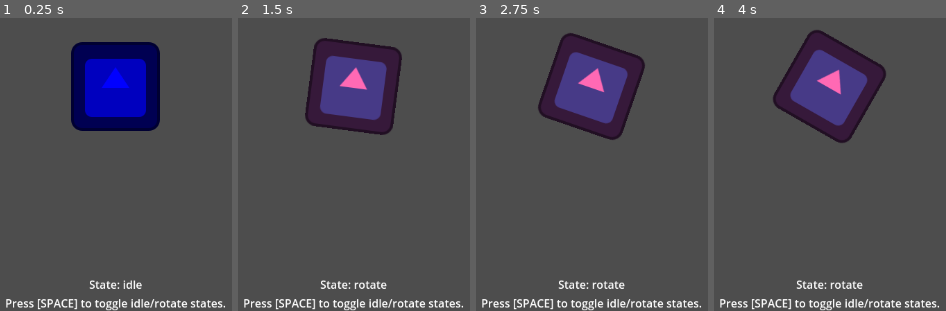
Above: before the commit, frames 1-4 (left to right).
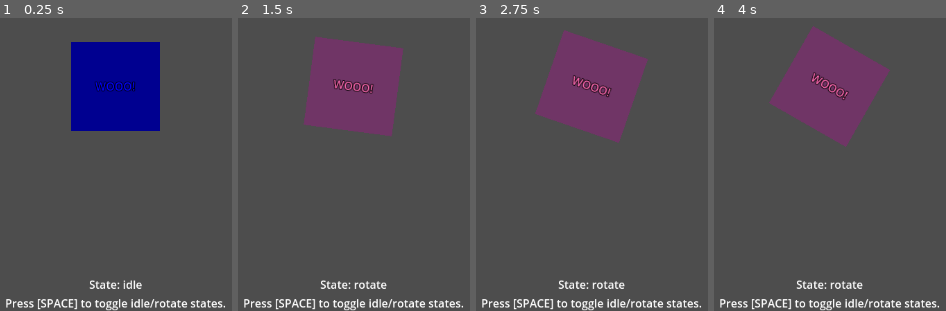
Above: after the commit, the same moments.

Repository: bluematt/godot4-components
Game: Godot game, scene res://examples/simple_state_machine_example.tscn
Same seed, same stepped clock (60 frames per second), same inputs: the game is played once before the commit and once after it. The project has no main scene, so this scene is started directly. The engine's default icon, where the game draws it, is replaced by a stand-in: a white triangle on a blue panel in a dark square.
Inputs:
- Up to frame 1 (0.25 s): no input
- Up to frame 2 (1.5 s): tap Space (ui_select) at 0.5, 0.77, 1.25 s; hold Right (ui_right) 0.53-1.28 s; hold Down (ui_down) from 1.28 s (still down)
- Up to frame 3 (2.75 s): tap Space (ui_select) at 1.52, 2 s; release Down (ui_down) at 2.03 s; hold Right (ui_right) from 2.03 s (still down)
- Up to frame 4 (4 s): tap Space (ui_select) at 2.75, 3.02, 3.5, 3.77 s; release Right (ui_right) at 2.78 s; hold Up (ui_up) 2.78-3.53 s; hold Left (ui_left) from 3.53 s (still down)

The runs differ from the first frame. In frame 1, 12% of the frame differs, in the area x 30-69%, y 8-39%; in frame 2, 12%; in frame 3, 12%; in frame 4, 12%, in the area x 23-76%, y 2-45%.

Commit message:
Added VisualPlaceholder component
Added a VisualPlaceholder component.  Updated examples to use this rather than the default project sprite.

Diff:
--- /dev/null
+++ b/components/visual_placeholder.gd
@@ -0,0 +1,117 @@
+@tool
+class_name VisualPlaceholder
+extends Node2D
+
+## A visual placeholder component.
+##
+## @tutorial: https://github.com/bluematt/godot4-components/blob/main/doc/VisualPlaceholder.md
+
+# The minimum width taken up by a label.
+const __MINIMUM_LABEL_WIDTH := 64.0 # pixels
+
+# Represents a half factor used for calculations.
+const __HALF_FACTOR := 0.5
+
+# The luminance threshold used to determine contrast.
+const __LUMINANCE_THRESHOLD := 0.5
+
+# The default dimensions.
+const __DEFAULT_DIMENSIONS := Vector2(32.0, 32.0)
+
+# The default colour.
+const __DEFAULT_COLOR := Color.SLATE_GRAY
+
+# The default label text.
+const __DEFAULT_LABEL_TEXT := ""
+
+# The default label text size.
+const __DEFAULT_LABEL_SIZE := 16
+
+## Emitted when the dimensions have changed.
+signal dimensions_changed(new_dimensions:Vector2)
+
+## Emitted when the background color has changed.
+signal color_changed(new_color:Color)
+
+## Emitted when the texture has changed.
+signal texture_changed(new_texture:Texture)
+
+## Emitted when the label has changed.
+signal label_changed(new_label:String)
+
+## The dimensions of the placeholder.
+@export var dimensions := __DEFAULT_DIMENSIONS:
+	set(s):
+		dimensions = s
+		queue_redraw()
+		dimensions_changed.emit(dimensions)
+
+## The background color.
+@export_color_no_alpha var color := __DEFAULT_COLOR:
+	set(c):
+		color = c
+		queue_redraw()
+		color_changed.emit(color)
+
+## The texture to display.  The texture will stretch to fill the placeholder
+## dimensions.
+@export var texture:Texture:
+	set(t):
+		texture = t
+		queue_redraw()
+		texture_changed.emit(texture)
+
+@export_group("Label", "label_")
+
+## The label to display.
+@export_placeholder("e.g. player 1") var label_text := __DEFAULT_LABEL_TEXT:
+	set(t):
+		label_text = t
+		queue_redraw()
+		label_changed.emit(label_text)
+
+## The label text size.
+@export_range(8, 32, 1) var label_size := __DEFAULT_LABEL_SIZE:
+	set(s):
+		label_size = s
+		queue_redraw()
+		label_changed.emit(label_text)
+
+func _draw() -> void:
+	## Determine the size of the placeholder.
+	var bounds_rect := Rect2(dimensions * (-__HALF_FACTOR), dimensions)
+
+	# Draw the coloured rectangle.
+	draw_rect(bounds_rect, color, true)
+
+	# If there is no texture and no label, draw a simple contrasting
+	# cross design to highlight that this is a placeholder, not a simple
+	# coloured rectangle.
+	if texture == null and label_text == "":
+		# Determine a contasting colour.
+		var line_color := Color.WHITE
+		if color.get_luminance() > __LUMINANCE_THRESHOLD:
+			line_color = Color.BLACK
+		# Draw the cross motif.
+		draw_line(bounds_rect.position, bounds_rect.end, line_color)
+		draw_line(Vector2(bounds_rect.position.x, bounds_rect.end.y),
+			Vector2(bounds_rect.end.x, bounds_rect.position.y), line_color)
+
+	# Draw the texture, if it exists.
+	if texture:
+		draw_texture_rect(texture, bounds_rect, false)
+
+	# Draw the label, if it exists.
+	if label_text:
+		# Use the project's default font.
+		var default_font = ThemeDB.fallback_font
+		var font_size := ThemeDB.fallback_font_size
+		if label_size:
+			font_size = label_size
+		var text_width := maxf(__MINIMUM_LABEL_WIDTH, bounds_rect.size.x)
+		var text_pos := Vector2.ZERO
+		text_pos.x -= text_width * __HALF_FACTOR
+		text_pos.y += default_font.get_ascent(font_size) * __HALF_FACTOR - default_font.get_descent(font_size) * __HALF_FACTOR
+
+		draw_multiline_string_outline(default_font, text_pos, label_text, HORIZONTAL_ALIGNMENT_CENTER, text_width, font_size, 2, 4, Color.BLACK)
+		draw_multiline_string(default_font, text_pos, label_text, HORIZONTAL_ALIGNMENT_CENTER, text_width, font_size, 10, Color.WHITE)
--- /dev/null
+++ b/components/visual_placeholder.tscn
@@ -0,0 +1,6 @@
+[gd_scene load_steps=2 format=3 uid="uid://q5owqku0xuyf"]
+
+[ext_resource type="Script" path="res://components/visual_placeholder.gd" id="1_eo8fd"]
+
+[node name="VisualPlaceholder" type="Node2D"]
+script = ExtResource("1_eo8fd")
--- a/examples/SimpleStateMachine.gd
+++ b/examples/SimpleStateMachine.gd
@@ -7,12 +7,12 @@
 	Color.WHITE,
 ]
 
-@onready var sprite := get_parent() as Sprite2D
+@onready var entity := get_parent() as Node2D
 
-# When entering idle, set the sprite's modulation to a random color
+# When entering idle, set the entity's modulation to a random color
 # the allowed values.
 func spr_rotate_idle_enter() -> void:
-	sprite.modulate = COLORS.pick_random()
+	entity.modulate = COLORS.pick_random()
 
 # Do nothing when idle.
 func spr_rotate_idle_process(_delta: float) -> void:
@@ -23,13 +23,13 @@
 	if event.is_action_pressed("ui_select"):
 		transition_to("rotate")
 
-# Before rotating, set the sprite to HOT_PINK!
+# Before rotating, set the entity to HOT_PINK!
 func spr_rotate_rotate_enter() -> void:
-	sprite.modulate = Color.HOT_PINK
+	entity.modulate = Color.HOT_PINK
 
-# Rotate the sprite by 15° every second.
+# Rotate the entity by 15° every second.
 func spr_rotate_rotate_process(_delta: float) -> void:
-	sprite.rotation_degrees += 15 * _delta
+	entity.rotation_degrees += 15 * _delta
 
 # Go back to idling when [SPACE] is pressed.
 func spr_rotate_rotate_unhandled_key_input(event: InputEvent) -> void:
--- a/examples/movement_controls_four_way_example.tscn
+++ b/examples/movement_controls_four_way_example.tscn
@@ -1,6 +1,6 @@
 [gd_scene load_steps=4 format=3 uid="uid://dqegqrpmcy2ns"]
 
-[ext_resource type="Texture2D" uid="uid://dnbyx1m6qu6l5" path="res://icon.svg" id="1_icqti"]
+[ext_resource type="PackedScene" uid="uid://q5owqku0xuyf" path="res://components/visual_placeholder.tscn" id="1_3iun0"]
 [ext_resource type="PackedScene" uid="uid://wd6jlpxfkijc" path="res://components/movement_velocity.tscn" id="2_p50vw"]
 [ext_resource type="PackedScene" uid="uid://c6urid0yvct1s" path="res://components/movement_controls_four_way.tscn" id="3_f1f8r"]
 
@@ -9,8 +9,9 @@
 [node name="CharacterBody2D" type="CharacterBody2D" parent="."]
 position = Vector2(578, 334)
 
-[node name="Sprite2D" type="Sprite2D" parent="CharacterBody2D"]
-texture = ExtResource("1_icqti")
+[node name="VisualPlaceholder" parent="CharacterBody2D" instance=ExtResource("1_3iun0")]
+dimensions = Vector2(128, 128)
+label_text = "character"
 
 [node name="MovementVelocity" parent="CharacterBody2D" node_paths=PackedStringArray("character_node") instance=ExtResource("2_p50vw")]
 character_node = NodePath("")
--- a/examples/movement_controls_left_right_example.tscn
+++ b/examples/movement_controls_left_right_example.tscn
@@ -1,6 +1,6 @@
 [gd_scene load_steps=4 format=3 uid="uid://50w8gdxppdvv"]
 
-[ext_resource type="Texture2D" uid="uid://dnbyx1m6qu6l5" path="res://icon.svg" id="1_mmgat"]
+[ext_resource type="PackedScene" uid="uid://q5owqku0xuyf" path="res://components/visual_placeholder.tscn" id="1_imf4k"]
 [ext_resource type="PackedScene" uid="uid://wd6jlpxfkijc" path="res://components/movement_velocity.tscn" id="2_qa0qy"]
 [ext_resource type="PackedScene" uid="uid://8r0ch0jm0pvs" path="res://components/movement_controls_left_right.tscn" id="3_j4ctw"]
 
@@ -9,8 +9,9 @@
 [node name="CharacterBody2D" type="CharacterBody2D" parent="."]
 position = Vector2(578, 334)
 
-[node name="Sprite2D" type="Sprite2D" parent="CharacterBody2D"]
-texture = ExtResource("1_mmgat")
+[node name="VisualPlaceholder" parent="CharacterBody2D" instance=ExtResource("1_imf4k")]
+dimensions = Vector2(128, 128)
+label_text = "character"
 
 [node name="MovementVelocity" parent="CharacterBody2D" instance=ExtResource("2_qa0qy")]
 
--- a/examples/simple_state_machine_example.tscn
+++ b/examples/simple_state_machine_example.tscn
@@ -1,18 +1,25 @@
-[gd_scene load_steps=3 format=3 uid="uid://dni17rgfnxpe6"]
+[gd_scene load_steps=4 format=3 uid="uid://dni17rgfnxpe6"]
 
+[ext_resource type="PackedScene" uid="uid://q5owqku0xuyf" path="res://components/visual_placeholder.tscn" id="1_q4h0t"]
 [ext_resource type="Texture2D" uid="uid://dnbyx1m6qu6l5" path="res://icon.svg" id="1_q7upl"]
 [ext_resource type="Script" path="res://examples/SimpleStateMachine.gd" id="3_4yy22"]
 
 [node name="SimpleStateMachineExample" type="Node2D"]
 
-[node name="Sprite2D" type="Sprite2D" parent="."]
+[node name="VisualPlaceholder" parent="." instance=ExtResource("1_q4h0t")]
 position = Vector2(576, 324)
-texture = ExtResource("1_q7upl")
+dimensions = Vector2(128, 128)
+label_text = "WOOO!"
 
-[node name="SimpleStateMachine" type="Node" parent="Sprite2D"]
+[node name="SimpleStateMachine" type="Node" parent="VisualPlaceholder"]
 script = ExtResource("3_4yy22")
 initial_state = "idle"
 method_prefix = "spr_rotate_"
+
+[node name="Sprite2D" type="Sprite2D" parent="."]
+visible = false
+position = Vector2(576, 324)
+texture = ExtResource("1_q7upl")
 
 [node name="CanvasLayer" type="CanvasLayer" parent="."]
 
@@ -40,4 +47,4 @@
 text = "Press [SPACE] to toggle idle/rotate states."
 horizontal_alignment = 1
 
-[connection signal="state_entered" from="Sprite2D/SimpleStateMachine" to="Sprite2D/SimpleStateMachine" method="_on_state_entered"]
+[connection signal="state_entered" from="VisualPlaceholder/SimpleStateMachine" to="VisualPlaceholder/SimpleStateMachine" method="_on_state_entered"]
--- /dev/null
+++ b/examples/visual_placeholder_example.tscn
@@ -0,0 +1,28 @@
+[gd_scene load_steps=3 format=3 uid="uid://bvr5365mqqsku"]
+
+[ext_resource type="PackedScene" uid="uid://q5owqku0xuyf" path="res://components/visual_placeholder.tscn" id="1_obupx"]
+[ext_resource type="Texture2D" uid="uid://dnbyx1m6qu6l5" path="res://icon.svg" id="2_wwpvt"]
+
+[node name="VisualPlaceholderExample" type="Node2D"]
+
+[node name="Basic" parent="." instance=ExtResource("1_obupx")]
+position = Vector2(79, 118)
+dimensions = Vector2(32, 64)
+
+[node name="Contrast" parent="." instance=ExtResource("1_obupx")]
+position = Vector2(127, 118)
+dimensions = Vector2(32, 64)
+color = Color(0.666667, 0.764706, 0.858824, 1)
+
+[node name="WithLabel" parent="." instance=ExtResource("1_obupx")]
+position = Vector2(418, 166)
+dimensions = Vector2(128, 128)
+color = Color(0.298039, 0.564706, 0.196078, 1)
+label_text = "HOUSE"
+label_size = 24
+
+[node name="WithTexture" parent="." instance=ExtResource("1_obupx")]
+position = Vector2(123, 320)
+dimensions = Vector2(64, 64)
+color = Color(0.196078, 0.372549, 0.564706, 1)
+texture = ExtResource("2_wwpvt")
Not shown, added: doc/VisualPlaceholder.md
